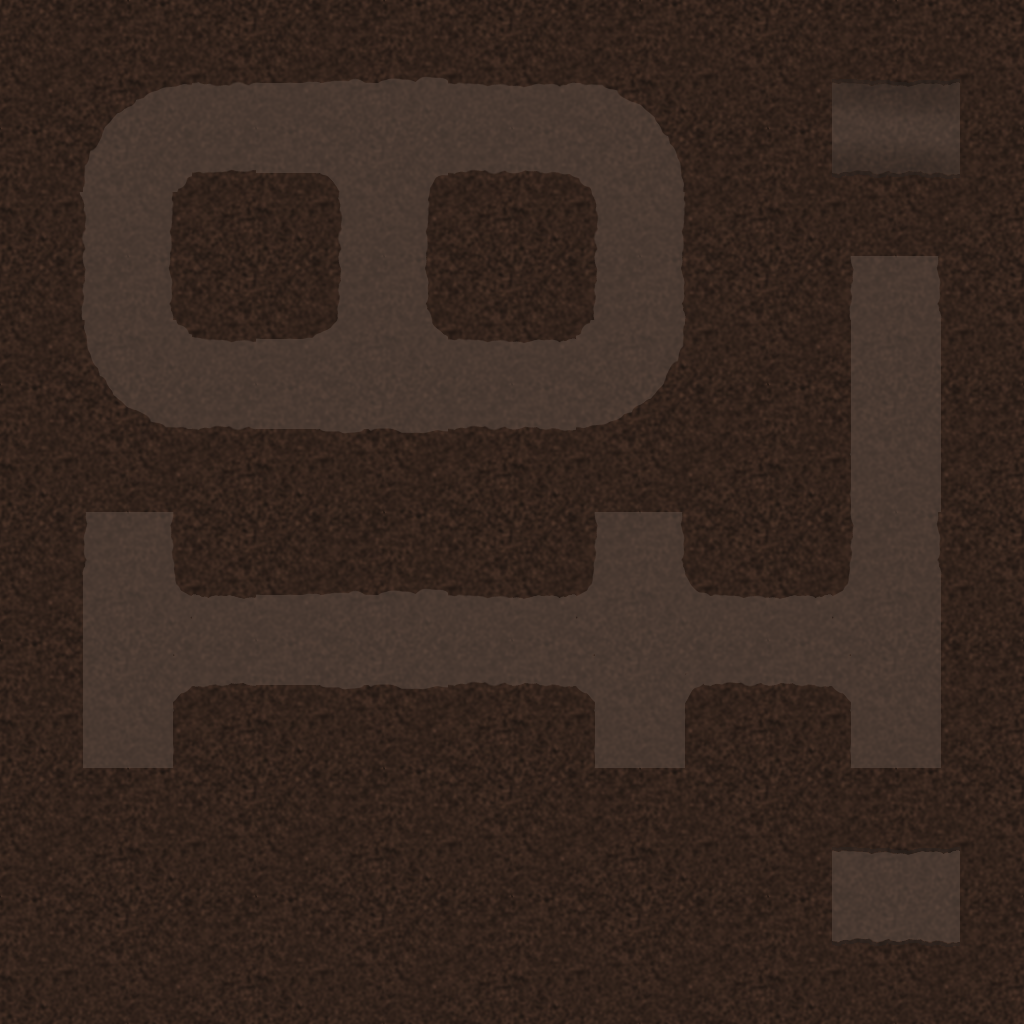
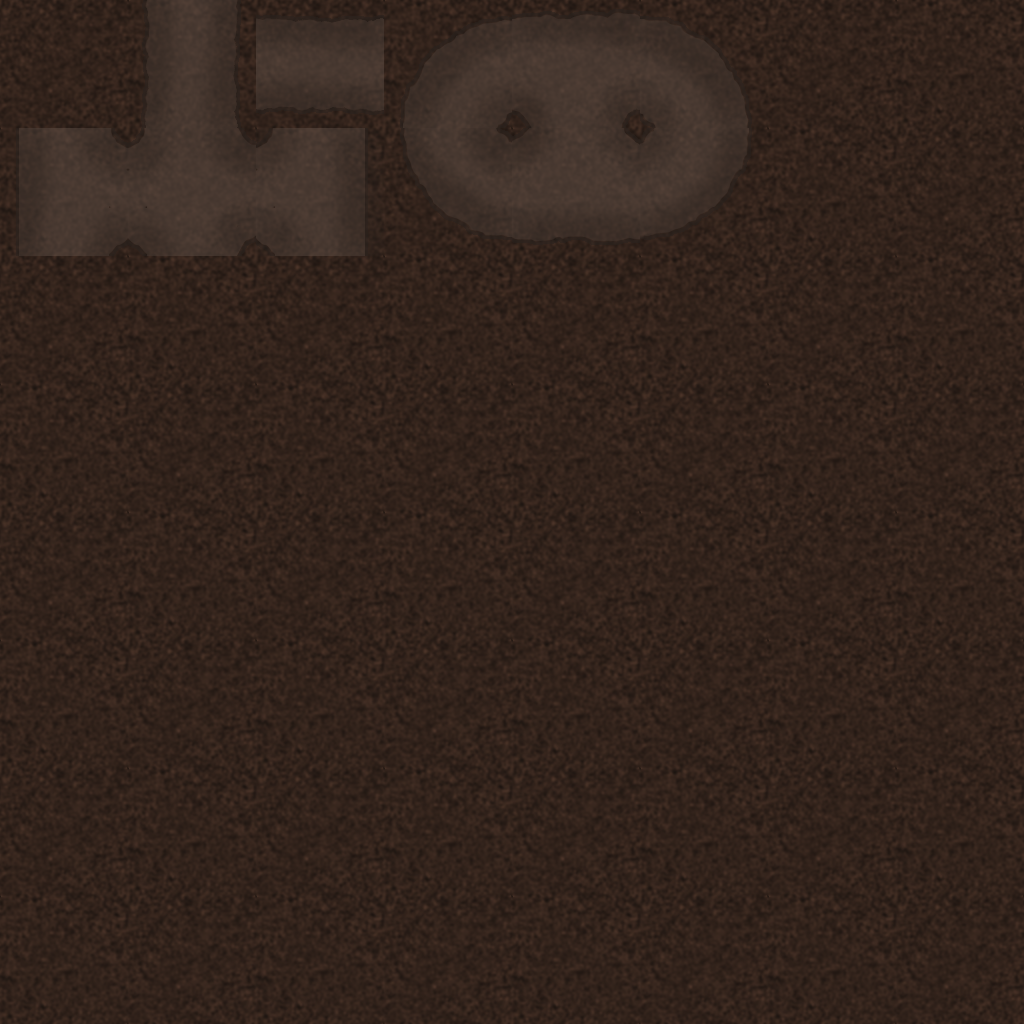
Revision of a layered 1024px x 1024px image; what changed, layer by layer:
painted on "Layer #1" over [16, 0, 960, 947]
